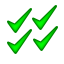
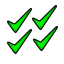
Comparing the layer stacks of the two 64 × 64 images. Changes:
renamed "Shape 1 copy 3" to "Shape 11 copy 3", painted on it over [33, 26, 58, 51]
renamed "Shape 1 copy 2" to "Shape 11 copy 2", painted on it over [32, 5, 57, 30]
renamed "Shape 1 copy" to "Shape 11 copy", painted on it over [7, 29, 32, 54]
renamed "Shape 1" to "Shape 11", painted on it over [7, 8, 32, 33]
